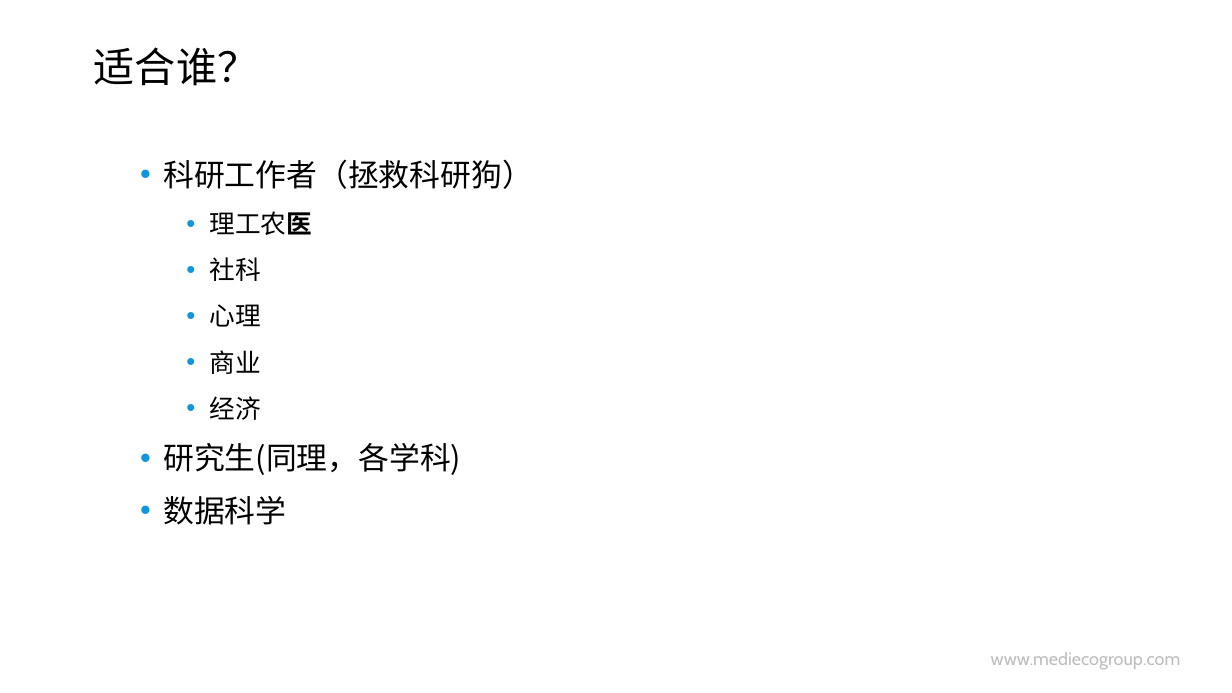
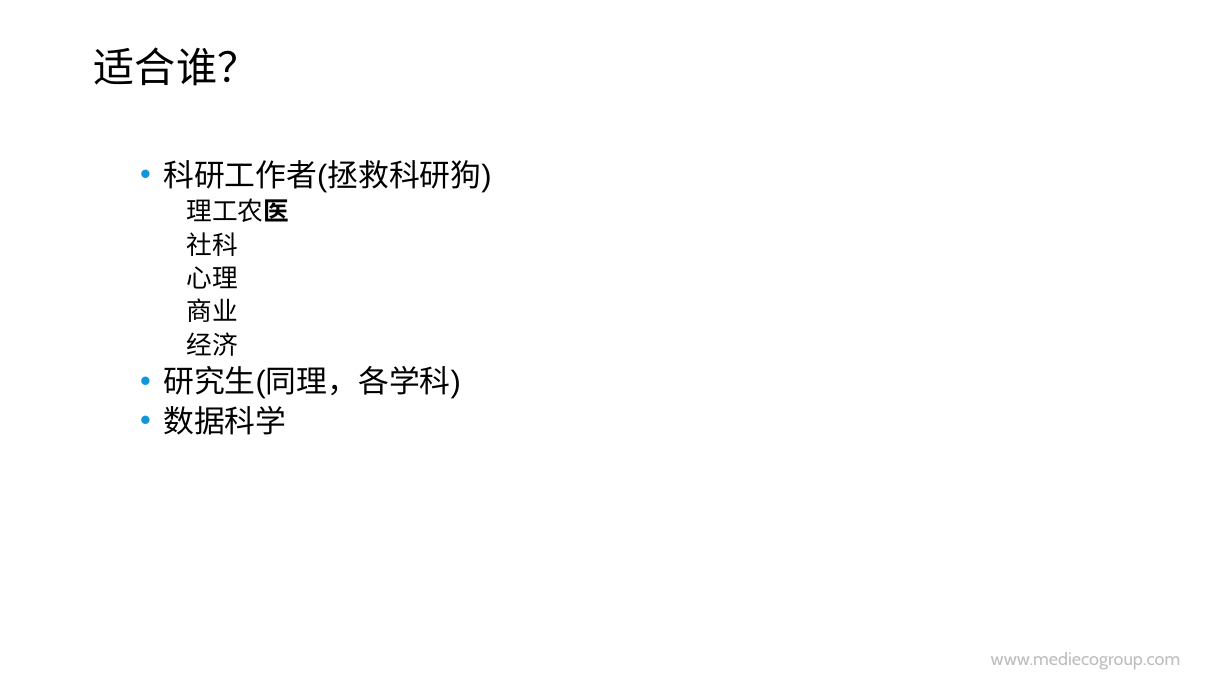
Before and after one commit to hao203/rmd_china, a slide deck: slide 14 of slides/00.Introduction/00-Intro.pptx (slide 13 before the commit). Drawn at 1232x693 pixels with LibreOffice and Linux fonts; fonts in the diff are those of the drawing; background and template pictures are left out. Boxes give left, top, right and bottom in pixels: in the first picture for what was removed or moved away, otherwise in the second. Text is boxed around its words. In the diff, an @@ line names an element or a change of style, - is before the commit and + after.

```diff
--- a/slides/00.Introduction/00-Intro.pptx
+++ b/slides/00.Introduction/00-Intro.pptx
@@ background #CCE8CF to #FFFFFF @@
@@ text at (163,160,491,193): text changed; font Noto Sans CJK SC to Arial @@
-  • 科研工作者（拯救科研狗）
+  • 科研工作者(拯救科研狗)
@@ text at (163,198,461,435): font Noto Sans CJK SC to Arial in "理工农医", "社科", "心理", "商业" and 3 more places; bullet • to none; less space between paragraphs @@
```
Also in this commit, not shown: 20 other slides changed, 1 slide added, 1 slide removed, 8 other files.
